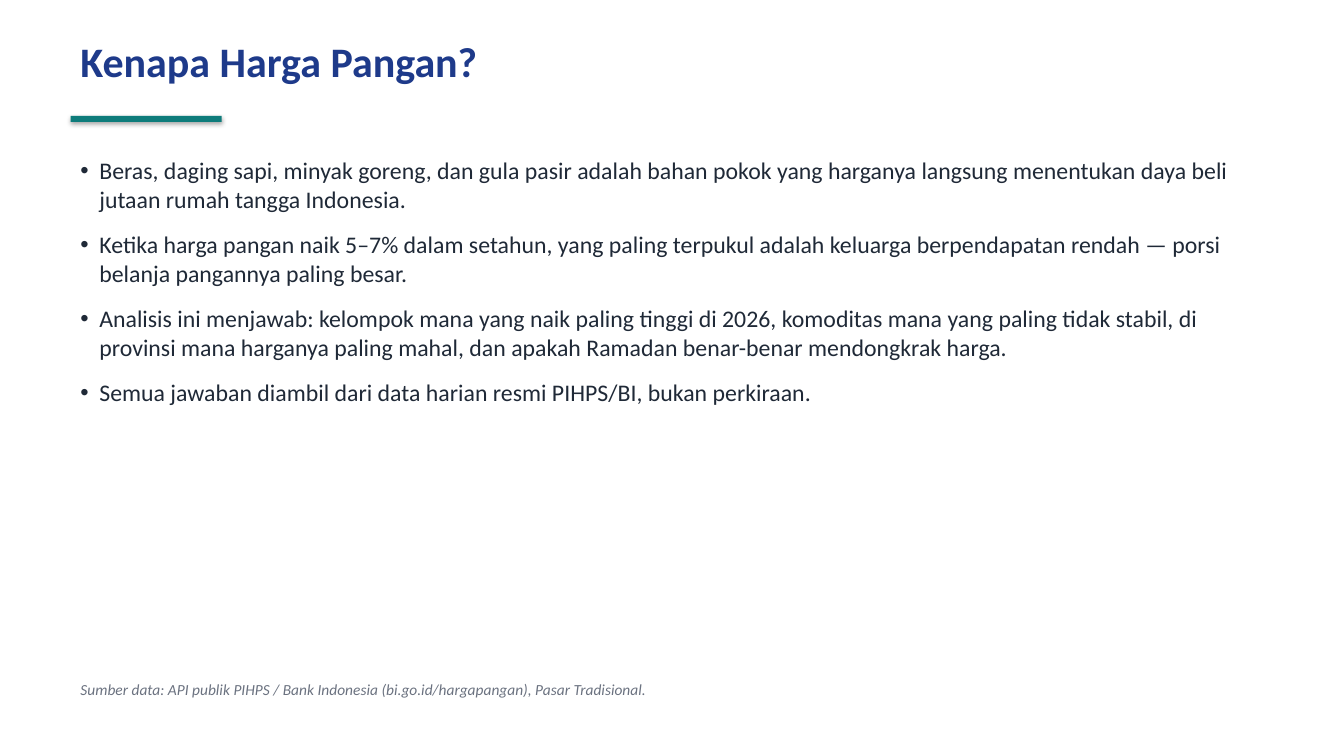
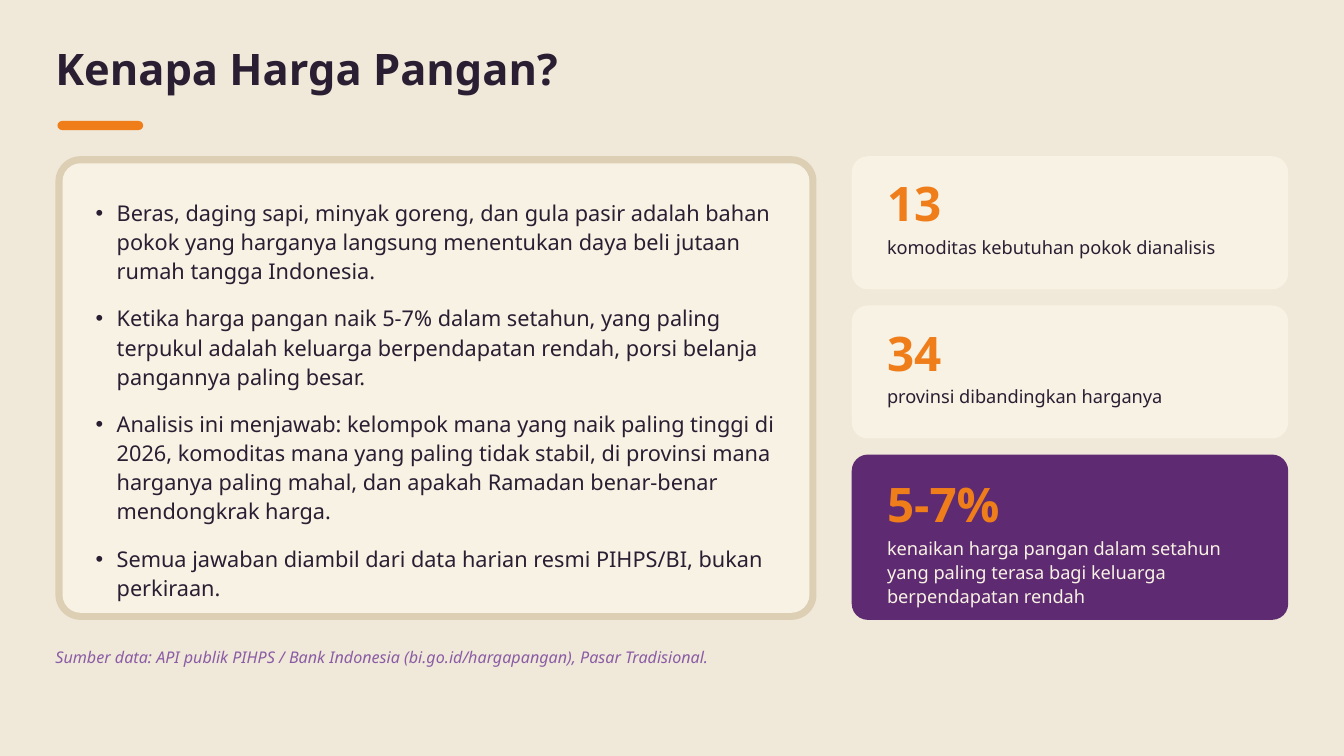
Before and after one commit to baghizash/harga-pangan-nasional-2026, a slide deck: slide 2 of Portofolio-Analisis-Harga-Pangan.pptx. Drawn at 1344x756 pixels with LibreOffice and Linux fonts; fonts in the diff are those of the drawing. Boxes give left, top, right and bottom in pixels: in the first picture for what was removed or moved away, otherwise in the second. Text is boxed around its words. In the diff, an @@ line names an element or a change of style, - is before the commit and + after.

```diff
--- a/Portofolio-Analisis-Harga-Pangan.pptx
+++ b/Portofolio-Analisis-Harga-Pangan.pptx
@@ background #FFFFFF to #F0E8D8 @@
@@ text "Kenapa Harga Pangan?": place and size @@
-text "Kenapa Harga Pangan?" at <box>80,48,478,84</box>
+text "Kenapa Harga Pangan?" at <box>55,53,558,96</box>
@@ text "Kenapa Harga Pangan?" at <box>55,53,558,96</box>: size 30 to 31 pt, font Calibri to Noto Sans, text colour #1E3A8A to #2A1E33; less space between paragraphs @@
@@ rounded rectangle: place and size @@
-rounded rectangle at <box>71,116,222,122</box>
+rounded rectangle at <box>57,121,143,130</box>
@@ rounded rectangle at <box>57,121,143,130</box>: rectangle to rounded rectangle; fill #0E7C7B to #EF7D1A; shadow off @@
@@ rounded rectangle added at <box>55,156,817,620</box>, fill #DDCFB4 @@
@@ rounded rectangle added at <box>63,163,810,613</box>, fill #F8F2E4 @@
@@ rounded rectangle added at <box>852,156,1289,289</box>, fill #F8F2E4 @@
@@ text "Beras, daging sapi, minyak goreng, ...": place and size @@
-text "Beras, daging sapi, minyak goreng, ..." at <box>99,162,1227,405</box>
+text "Beras, daging sapi, minyak goreng, ..." at <box>117,204,774,602</box>
@@ text at <box>117,204,774,602</box>: size 17 to 15.5 pt, font Calibri to Noto Sans, text colour #1F2937 to #2A1E33 in "Beras, daging sapi, minyak goreng, dan gula ...", "Analisis ini menjawab: kelompok mana yang naik ...", "Semua jawaban diambil dari data harian resmi ..."; indent changed; line spacing 1 to 1.12; more space between paragraphs @@
@@ text added at <box>887,186,1215,259</box>, 13 pt, text #2A1E33 @@
+13
+komoditas kebutuhan pokok dianalisis
@@ text at <box>117,309,757,391</box>: text changed; size 17 to 15.5 pt; font Calibri to Noto Sans; text colour #1F2937 to #2A1E33 @@
-• Ketika harga pangan naik 5–7% dalam setahun, yang paling terpukul adalah keluarga berpendapatan rendah — porsi belanja pangannya paling besar.
+• Ketika harga pangan naik 5-7% dalam setahun, yang paling terpukul adalah keluarga berpendapatan rendah, porsi belanja pangannya paling besar.
@@ rounded rectangle added at <box>852,306,1289,439</box>, fill #F8F2E4 @@
@@ text added at <box>887,336,1163,408</box>, 13 pt, text #2A1E33 @@
+34
+provinsi dibandingkan harganya
@@ rounded rectangle added at <box>852,455,1289,620</box>, fill #5E2A72 @@
@@ text added at <box>887,487,1220,608</box>, 13 pt, text #F8F2E4 @@
+5-7%
+kenaikan harga pangan dalam setahun yang paling terasa bagi keluarga berpendapatan rendah
@@ text "Sumber data: API publik PIHPS ...": place and size @@
-text "Sumber data: API publik PIHPS ..." at <box>80,684,646,698</box>
+text "Sumber data: API publik PIHPS ..." at <box>55,651,708,667</box>
@@ text "Sumber data: API publik PIHPS ..." at <box>55,651,708,667</box>: size 11 to 11.5 pt, font Calibri to Noto Sans, text colour #6B7280 to #8A5CA6; less space between paragraphs @@
```
Also in this commit, not shown: 9 other slides changed.
